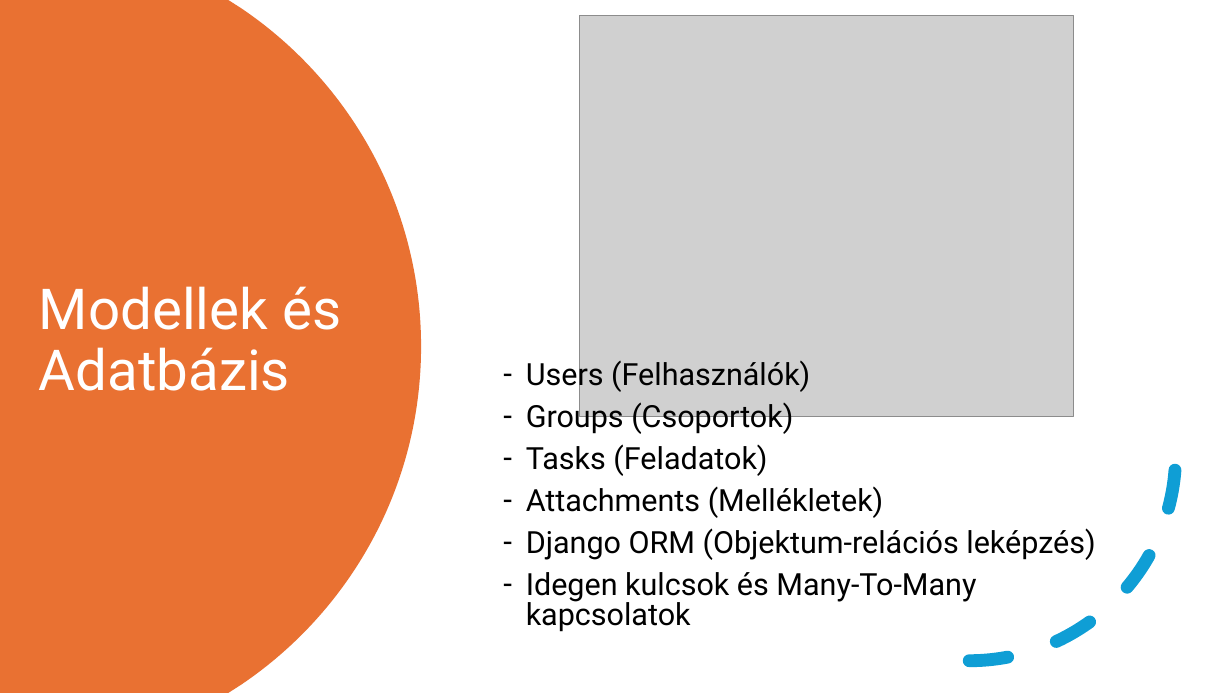
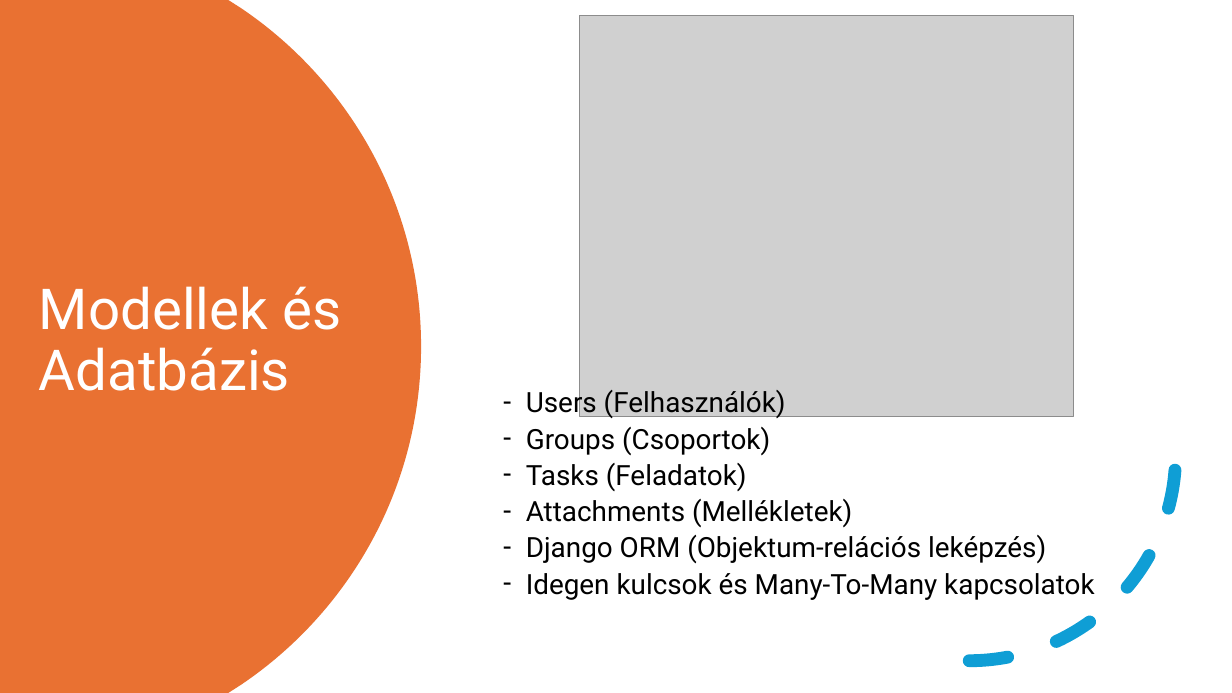
Before and after one commit to FesetoImre5/13_S1_8_vizsgaremek, a slide deck: slide 10 of Dokumentacio/Bemutató_FesetőImre_KapusKevinKamill.pptx. Drawn at 1232x693 pixels with LibreOffice and Linux fonts; fonts in the diff are those of the drawing; grey boxes stand for pictures. Boxes give left, top, right and bottom in pixels: in the first picture for what was removed or moved away, otherwise in the second. Text is boxed around its words. In the diff, an @@ line names an element or a change of style, - is before the commit and + after.

```diff
--- a/Dokumentacio/Bemutató_FesetőImre_KapusKevinKamill.pptx
+++ b/Dokumentacio/Bemutató_FesetőImre_KapusKevinKamill.pptx
@@ text "Users (Felhasználók)" at (526,387,1094,600): size 23.8 to 21.7 pt; line spacing 0.8 to 0.7 @@
```
Also in this commit, not shown: 3 other slides changed, 1 slide added, 3 other files.
